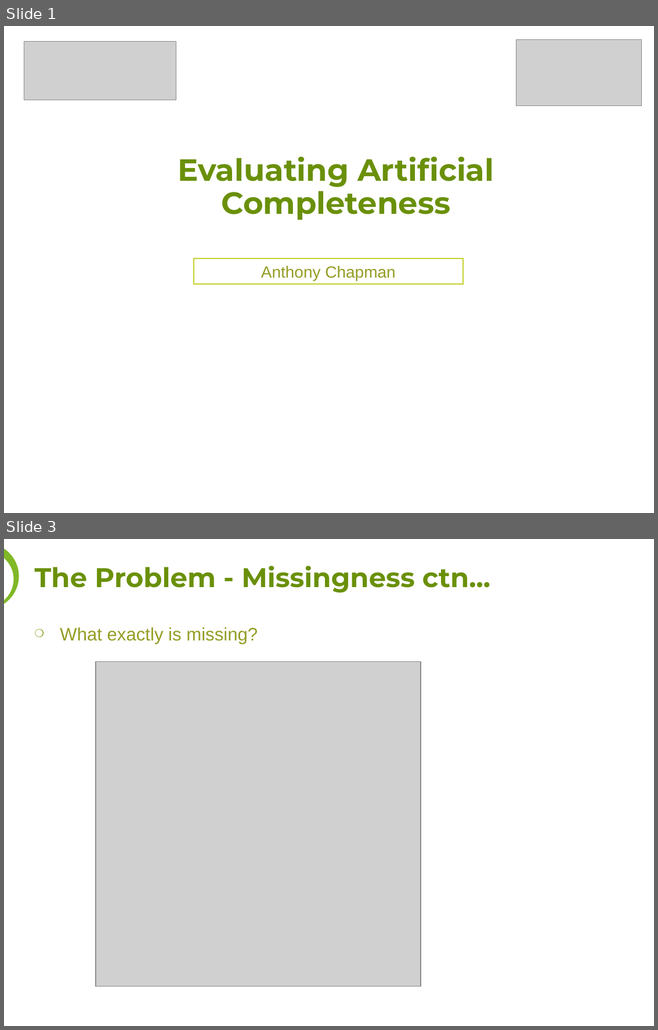
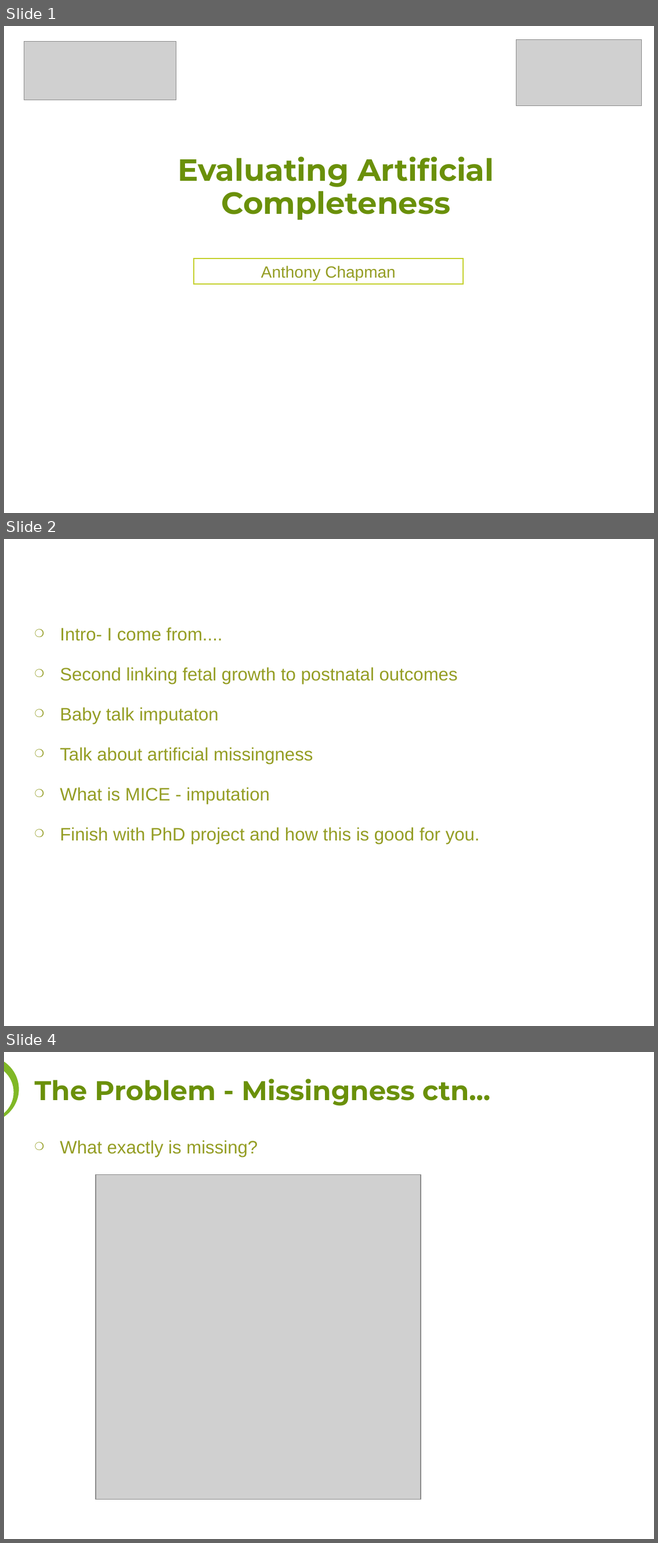
Before and after one commit to tonyc2700/phd, a slide deck: aa-report/ASERO-03-15/artificial-completenessv3.ppt. Shown one above the other, each under a label of ours: slides 1 and 3 before the commit, slides 1, 2 and 4 after it; the slides between them are not shown. The pictures are 658x1030 and 658x1543 pixels, drawn with LibreOffice and Linux fonts; fonts in the diff are those of the drawing; grey boxes stand for pictures; background and template pictures are left out. Boxes give left, top, right and bottom in pixels: in the first picture for what was removed or moved away, otherwise in the second. Text is boxed around its words. In the diff, an @@ line names an element or a change of style, - is before the commit and + after.

```diff
--- a/aa-report/ASERO-03-15/artificial-completenessv3.ppt
+++ b/aa-report/ASERO-03-15/artificial-completenessv3.ppt
@@ slide 2 added at <box>4,539,654,1026</box>, background picture (left out) @@
@@ text added at <box>60,627,480,844</box>, 20 pt, text #949D23 @@
+❍ Intro- I come from....
+❍ Second linking fetal growth to postnatal outcomes
+❍ Baby talk imputaton
+❍ Talk about artificial missingness
+❍ What is MICE - imputation
+❍ Finish with PhD project and how this is good for you.
@@ what was slide 3 is now slide 4 @@
```
Also in this commit, not shown: 2 slides changed, 8 other files.
